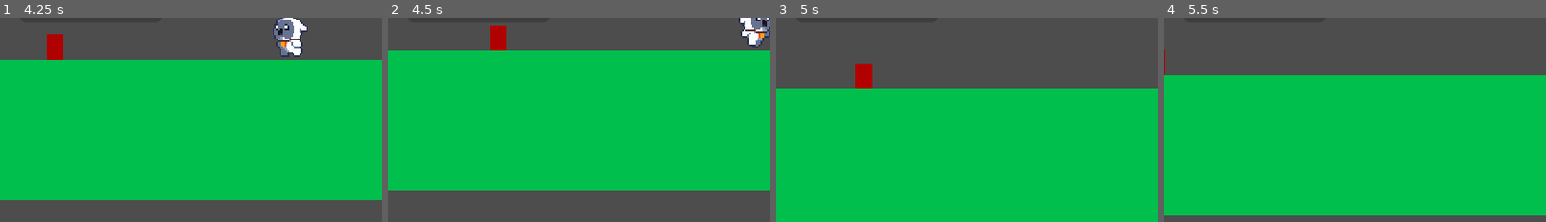
Above: before the commit, frames 1-4 (left to right).
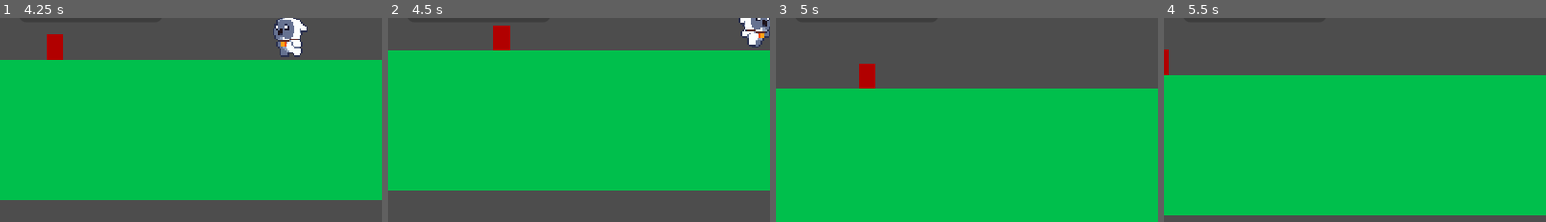
Above: after the commit, the same moments.

Repository: matbloxoficial-dev/world-corrupted
Game: Godot game, scene res://scenes/levels/nivel_prueba.tscn
The game is run twice, just before and just after one commit, with the same random seed, the same clock (stepped at 60 frames per second) and the same inputs. The project has no main scene, so this scene is started directly.
Inputs (mouse positions are % of the whole screen's width and height, from its top left):
- Up to frame 1 (4.25 s): move the mouse to (45, 68) at 0.52 s; hold D (move_right) 0.53-2.03 s; click (45, 68) at 0.6 s; tap Space (jump) at 0.77, 1.52, 3.02, 3.77 s; tap Shift (dash) at 0.8, 1.35, 2.3, 2.85, 3.8 s; move the mouse to (80, 63) at 1.27 s; click (80, 63) at 1.55 s; move the mouse to (20, 32) at 2.02 s; hold A (move_left) from 2.03 s (still down); click (20, 32) at 2.1 s; move the mouse to (55, 47) at 2.77 s; click (55, 47) at 3.05 s; move the mouse to (35, 21) at 3.52 s; right-click (35, 21) at 3.6 s
- Up to frame 2 (4.5 s): move the mouse to (72, 42) at 4.27 s; release A (move_left) at 4.28 s; hold D (move_right) from 4.28 s (still down); tap E (use_essence) at 4.35 s
- Up to frame 3 (5 s): keep holding D (move_right); tap Space (jump) at 4.52 s; click (72, 42) at 4.55 s
- Up to frame 4 (5.5 s): keep holding D (move_right); move the mouse to (30, 53) at 5.02 s; click (30, 53) at 5.1 s; tap Shift (dash) at 5.3 s
The pictures show only the part of the screen within x 0-50%, y 48-98%; the shares and areas given below are measured in that part.

Frame 1 is identical in both runs. In frame 2, 0.2% of the frame differs, in the area x 26-32%, y 3-16%; in frame 3, 0.2%; in frame 4, 0.1%.

Commit message:
Agrego Araña Tray - segundo enemigo con red ralentizadora

Diff:
--- /dev/null
+++ b/scenes/enemies/arana_tray.tscn
@@ -0,0 +1,26 @@
+[gd_scene load_steps=4 format=3 uid="uid://bp6mdr4pakei"]
+
+[ext_resource type="Script" path="res://scripts/arana_tray.gd" id="1_1lqoq"]
+
+[sub_resource type="CapsuleShape2D" id="CapsuleShape2D_lsntg"]
+
+[sub_resource type="CircleShape2D" id="CircleShape2D_pno16"]
+radius = 245.01
+
+[node name="AranaTray" type="CharacterBody2D"]
+script = ExtResource("1_1lqoq")
+
+[node name="ColorRect" type="ColorRect" parent="."]
+offset_left = -10.0
+offset_top = -15.0
+offset_right = 10.0
+offset_bottom = 15.0
+color = Color(0.380833, 9.94141e-05, 0.38083, 1)
+
+[node name="CollisionShape2D" type="CollisionShape2D" parent="."]
+shape = SubResource("CapsuleShape2D_lsntg")
+
+[node name="DetectionArea" type="Area2D" parent="."]
+
+[node name="CollisionShape2D" type="CollisionShape2D" parent="DetectionArea"]
+shape = SubResource("CircleShape2D_pno16")
--- a/scenes/enemies/enemigo_basico.tscn
+++ b/scenes/enemies/enemigo_basico.tscn
@@ -5,7 +5,7 @@
 [sub_resource type="CapsuleShape2D" id="CapsuleShape2D_weoeq"]
 
 [sub_resource type="CircleShape2D" id="CircleShape2D_q0bu0"]
-radius = 230.263
+radius = 245.008
 
 [node name="Enemigo" type="CharacterBody2D"]
 script = ExtResource("1_pnk2l")
--- a/scenes/levels/nivel_prueba.tscn
+++ b/scenes/levels/nivel_prueba.tscn
@@ -1,9 +1,10 @@
-[gd_scene load_steps=7 format=3 uid="uid://c2nrmhdibolff"]
+[gd_scene load_steps=8 format=3 uid="uid://c2nrmhdibolff"]
 
 [ext_resource type="PackedScene" uid="uid://dsmn575ms4yh" path="res://scenes/player/tekaya.tscn" id="1_guio4"]
 [ext_resource type="PackedScene" uid="uid://cwjto3bmnxdbt" path="res://scenes/enemies/enemigo_basico.tscn" id="2_uily5"]
 [ext_resource type="PackedScene" uid="uid://bqqo6xwqsedhv" path="res://scenes/ui/hud.tscn" id="3_nxs2r"]
 [ext_resource type="PackedScene" uid="uid://bm5g2aomqo5ea" path="res://scenes/levels/altar.tscn" id="4_rp4yx"]
+[ext_resource type="PackedScene" uid="uid://bp6mdr4pakei" path="res://scenes/enemies/arana_tray.tscn" id="5_jymbi"]
 
 [sub_resource type="RectangleShape2D" id="RectangleShape2D_7s6c7"]
 size = Vector2(27.3906, 5.125)
@@ -73,16 +74,19 @@
 [node name="CollisionShape2D" type="CollisionShape2D" parent="Suelo/Plataforma3"]
 shape = SubResource("RectangleShape2D_57oob")
 
-[node name="Enemigo" parent="Suelo" instance=ExtResource("2_uily5")]
-position = Vector2(1207, 231)
-
-[node name="Enemigo2" parent="Suelo" instance=ExtResource("2_uily5")]
-position = Vector2(-864, 236)
-
-[node name="Enemigo3" parent="Suelo" instance=ExtResource("2_uily5")]
-position = Vector2(2019, 231)
-
 [node name="HUD" parent="." instance=ExtResource("3_nxs2r")]
 
 [node name="Altar" parent="." instance=ExtResource("4_rp4yx")]
 position = Vector2(1675, 540)
+
+[node name="Enemigo" parent="." instance=ExtResource("2_uily5")]
+position = Vector2(1207, 549)
+
+[node name="Enemigo2" parent="." instance=ExtResource("2_uily5")]
+position = Vector2(-864, 554)
+
+[node name="Enemigo3" parent="." instance=ExtResource("2_uily5")]
+position = Vector2(2019, 549)
+
+[node name="AranaTray" parent="." instance=ExtResource("5_jymbi")]
+position = Vector2(2903, 548)
--- a/scenes/player/tekaya.tscn
+++ b/scenes/player/tekaya.tscn
@@ -342,9 +342,8 @@
 [node name="AnimatedSprite2D" type="AnimatedSprite2D" parent="Visual"]
 scale = Vector2(2, 2)
 sprite_frames = SubResource("SpriteFrames_285vb")
-animation = &"hurt"
+animation = &"attack"
 frame = 3
-frame_progress = 1.0
 
 [node name="CollisionShape2D" type="CollisionShape2D" parent="."]
 position = Vector2(-4, 6)
--- /dev/null
+++ b/scripts/arana_tray.gd
@@ -0,0 +1,128 @@
+extends CharacterBody2D
+
+const SPEED = 40.0
+const GRAVITY = 980.0
+const DANO = 8
+const MAX_HP = 20
+const COOLDOWN_ATAQUE = 2.0
+const COOLDOWN_RED = 5.0
+const RALENTIZACION = 0.4
+
+enum Estado { PATRULLA, PERSECUCION, ATAQUE, MUERTO }
+
+var estado = Estado.PATRULLA
+var hp = MAX_HP
+var facing = 1
+var patrulla_timer = 3.0
+var ataque_cooldown = 0.0
+var red_cooldown = 0.0
+var jugador = null
+
+func _ready() -> void:
+	$DetectionArea.body_entered.connect(_detectar_jugador)
+	$DetectionArea.body_exited.connect(_perder_jugador)
+
+func _physics_process(delta: float) -> void:
+	if estado == Estado.MUERTO:
+		return
+
+	if not is_on_floor():
+		velocity.y += GRAVITY * delta
+
+	if ataque_cooldown > 0:
+		ataque_cooldown -= delta
+	if red_cooldown > 0:
+		red_cooldown -= delta
+
+	match estado:
+		Estado.PATRULLA:
+			_patrullar(delta)
+		Estado.PERSECUCION:
+			_perseguir()
+		Estado.ATAQUE:
+			_atacar()
+
+	move_and_slide()
+
+func _patrullar(delta: float) -> void:
+	patrulla_timer -= delta
+	if patrulla_timer <= 0:
+		facing *= -1
+		patrulla_timer = 3.0
+	velocity.x = SPEED * facing
+	$ColorRect.modulate = Color("#6B2FA0")
+
+func _perseguir() -> void:
+	if jugador == null:
+		estado = Estado.PATRULLA
+		return
+
+	var distancia = global_position.distance_to(jugador.global_position)
+	if distancia <= 35:
+		estado = Estado.ATAQUE
+		return
+
+	# Lanza red si está cerca y el cooldown lo permite
+	if distancia <= 120 and red_cooldown <= 0:
+		_lanzar_red()
+
+	var direccion = sign(jugador.global_position.x - global_position.x)
+	facing = direccion
+	velocity.x = SPEED * direccion
+	$ColorRect.modulate = Color("#8B3FC0")
+
+func _atacar() -> void:
+	if jugador == null:
+		estado = Estado.PATRULLA
+		return
+
+	velocity.x = 0
+	var distancia = global_position.distance_to(jugador.global_position)
+
+	if distancia > 35:
+		estado = Estado.PERSECUCION
+		return
+
+	if ataque_cooldown <= 0:
+		jugador.recibir_danio(DANO)
+		ataque_cooldown = COOLDOWN_ATAQUE
+		print("Araña ataca — HP Tekaya: ", jugador.hp)
+
+func _lanzar_red() -> void:
+	red_cooldown = COOLDOWN_RED
+	if jugador and jugador.has_method("aplicar_ralentizacion"):
+		jugador.aplicar_ralentizacion(3.0)
+		print("Araña lanza red — Tekaya ralentizado 3s")
+
+func _esperar_y_restaurar() -> void:
+	await get_tree().create_timer(3.0).timeout
+	_restaurar_velocidad()
+
+func _restaurar_velocidad() -> void:
+	if is_instance_valid(jugador):
+		jugador.SPEED_MODIFICADOR = 1.0
+		print("Velocidad restaurada")
+
+func _detectar_jugador(body: Node) -> void:
+	if body.name == "Tekaya":
+		jugador = body
+		estado = Estado.PERSECUCION
+
+func _perder_jugador(body: Node) -> void:
+	if body.name == "Tekaya":
+		jugador = null
+		estado = Estado.PATRULLA
+
+func recibir_danio(cantidad: int) -> void:
+	hp -= cantidad
+	print("Araña HP: ", hp, " / ", MAX_HP)
+	if hp <= 0:
+		morir()
+
+func morir() -> void:
+	estado = Estado.MUERTO
+	if jugador and jugador.has_method("ganar_exp"):
+		jugador.ganar_exp(20)
+	if jugador and jugador.esencia_equipada_1 and jugador.esencia_equipada_1.has_method("ganar_alma"):
+		jugador.esencia_equipada_1.ganar_alma(25, jugador)
+	queue_free()
--- a/scripts/tekaya.gd
+++ b/scripts/tekaya.gd
@@ -20,6 +20,7 @@
 
 @onready var anim = $Visual/AnimatedSprite2D
 
+var SPEED_MODIFICADOR = 1.0
 var hurt_timer = 0.0
 var esencia_equipada_1: EsenciaBase = null
 var esencia_equipada_2: EsenciaBase = null
@@ -48,6 +49,12 @@
 var ataque_timer = 0.0
 var cargando = false
 var carga_timer = 0.0
+var ralentizacion_timer = 0.0
+
+func aplicar_ralentizacion(duracion: float) -> void:
+	SPEED_MODIFICADOR = 0.4
+	ralentizacion_timer = duracion
+	print("Tekaya ralentizado")
 
 func _physics_process(delta: float) -> void:
 
@@ -63,6 +70,12 @@
 		dash_timer -= delta
 		if dash_timer <= 0:
 			is_dashing = false
+
+	if ralentizacion_timer > 0:
+		ralentizacion_timer -= delta
+		if ralentizacion_timer <= 0:
+			SPEED_MODIFICADOR = 1.0
+			print("Velocidad restaurada")
 
 	if dash_cooldown_timer > 0:
 		dash_cooldown_timer -= delta
@@ -132,7 +145,7 @@
 		if direction != 0:
 			facing = 1 if direction > 0 else -1
 			$Visual.scale.x = facing
-			velocity.x = direction * SPEED
+			velocity.x = direction * SPEED * SPEED_MODIFICADOR
 		else:
 			velocity.x = move_toward(velocity.x, 0, SPEED)
 
